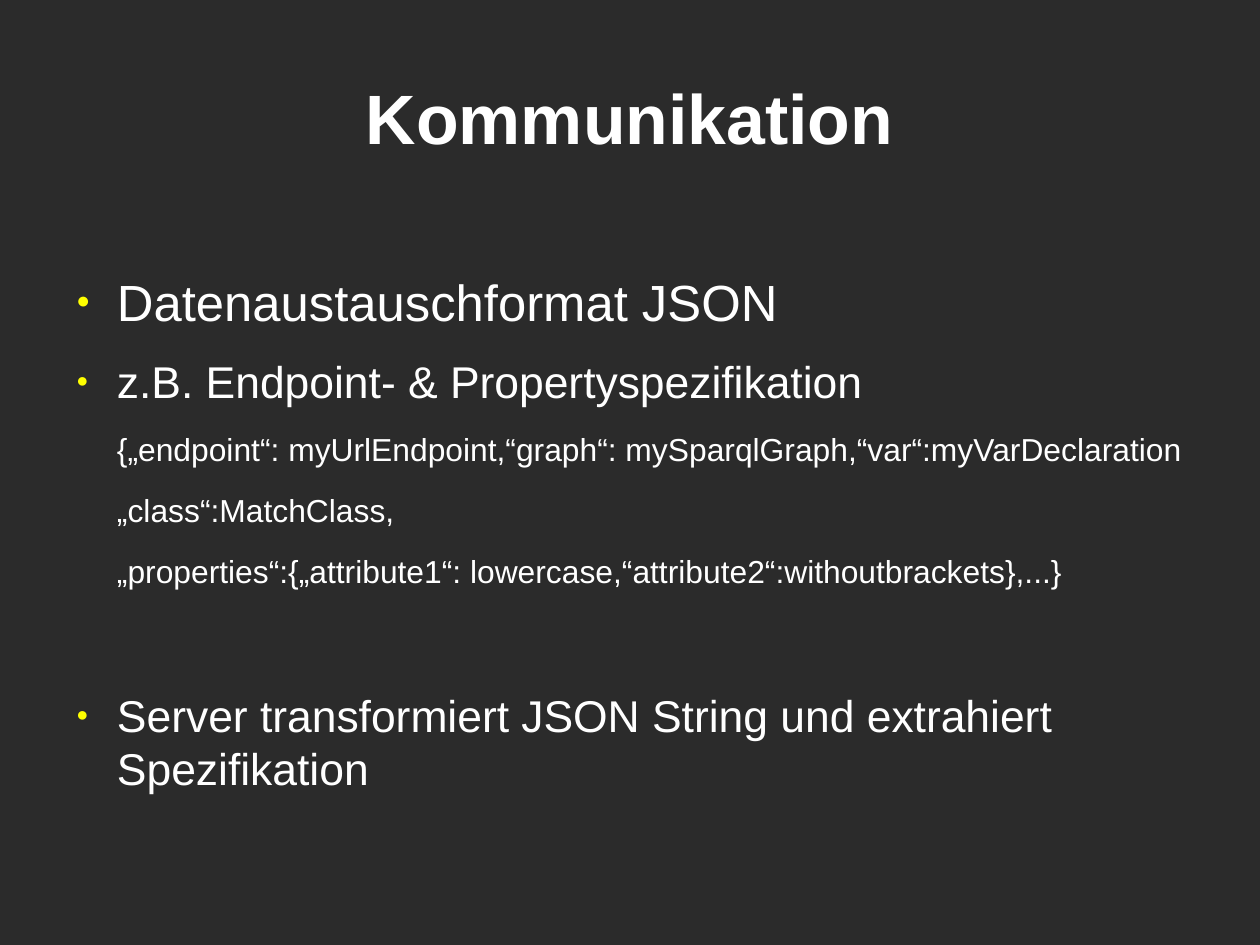
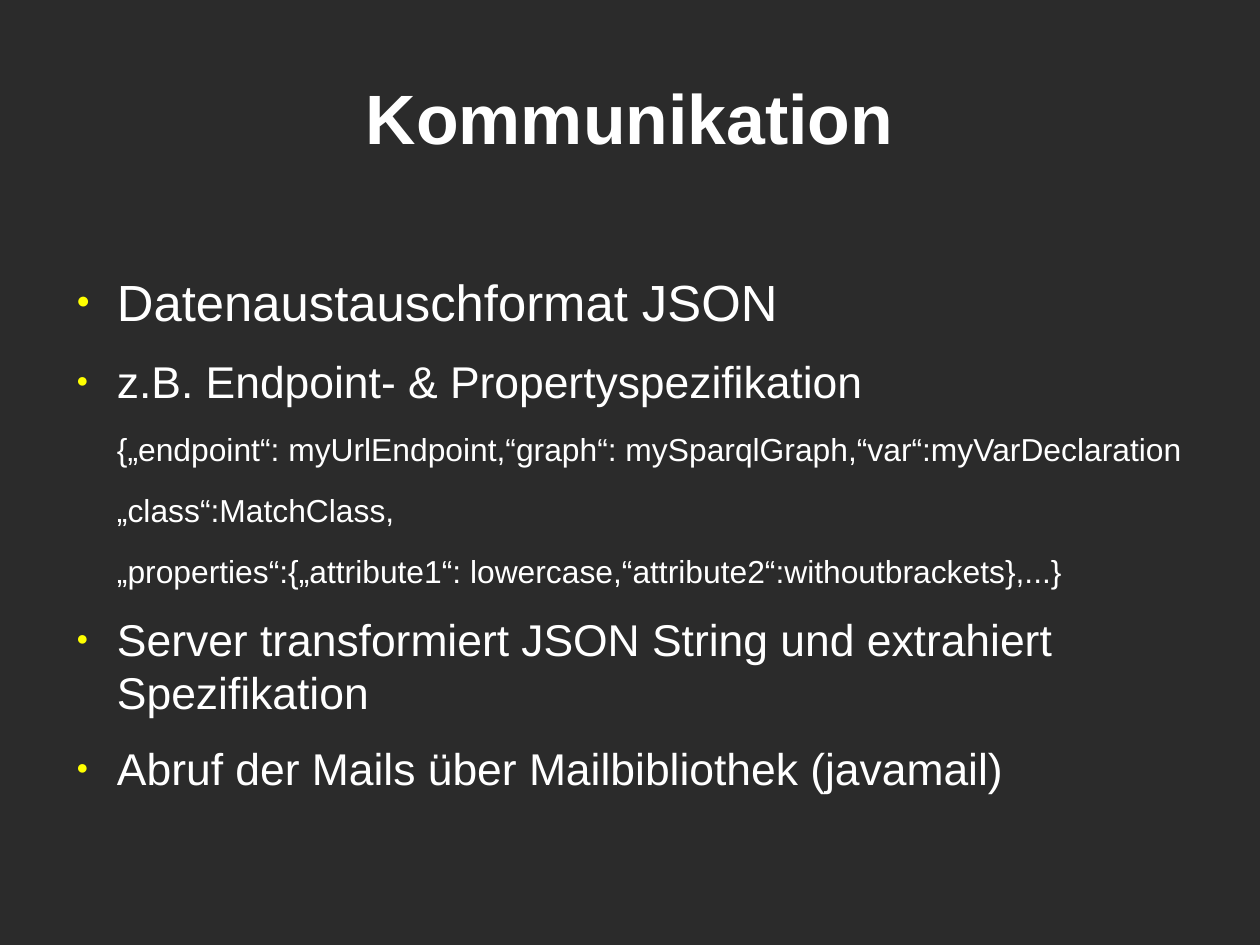
Before and after one commit to KLyko/LimesWebService, a slide deck: slide 8 of doc/overview_08-05-12/presentation.odp. Drawn at 1260x945 pixels with LibreOffice and Linux fonts; fonts in the diff are those of the drawing; background and template pictures are left out; a plain dark background stands for a picture behind light text. Boxes give left, top, right and bottom in pixels: in the first picture for what was removed or moved away, otherwise in the second. Text is boxed around its words. In the diff, an @@ line names an element or a change of style, - is before the commit and + after.

```diff
--- a/doc/overview_08-05-12/presentation.odp
+++ b/doc/overview_08-05-12/presentation.odp
@@ text at (117, 752, 1002, 794): paragraph added @@
+● Abruf der Mails über Mailbibliothek (javamail)
```
Also in this commit, not shown: 1 other slide changed, 1 slide added, 1 slide removed.
